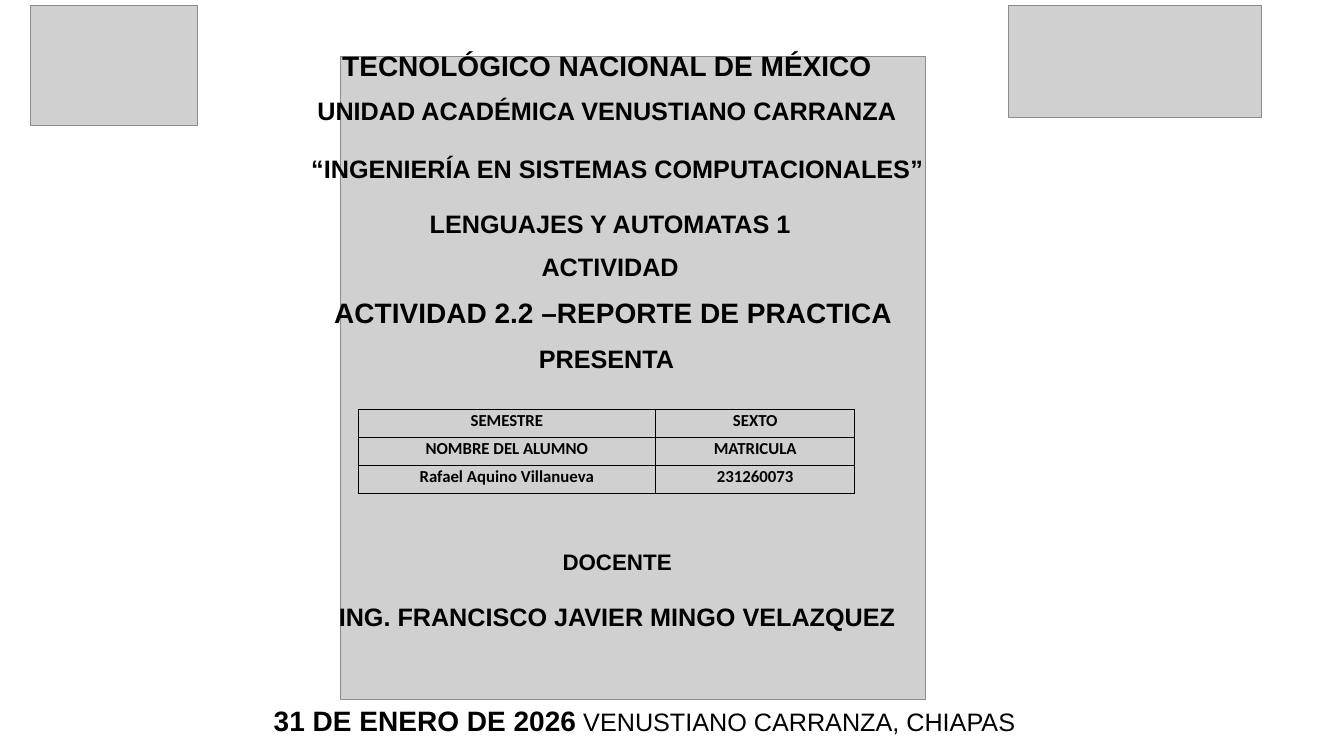
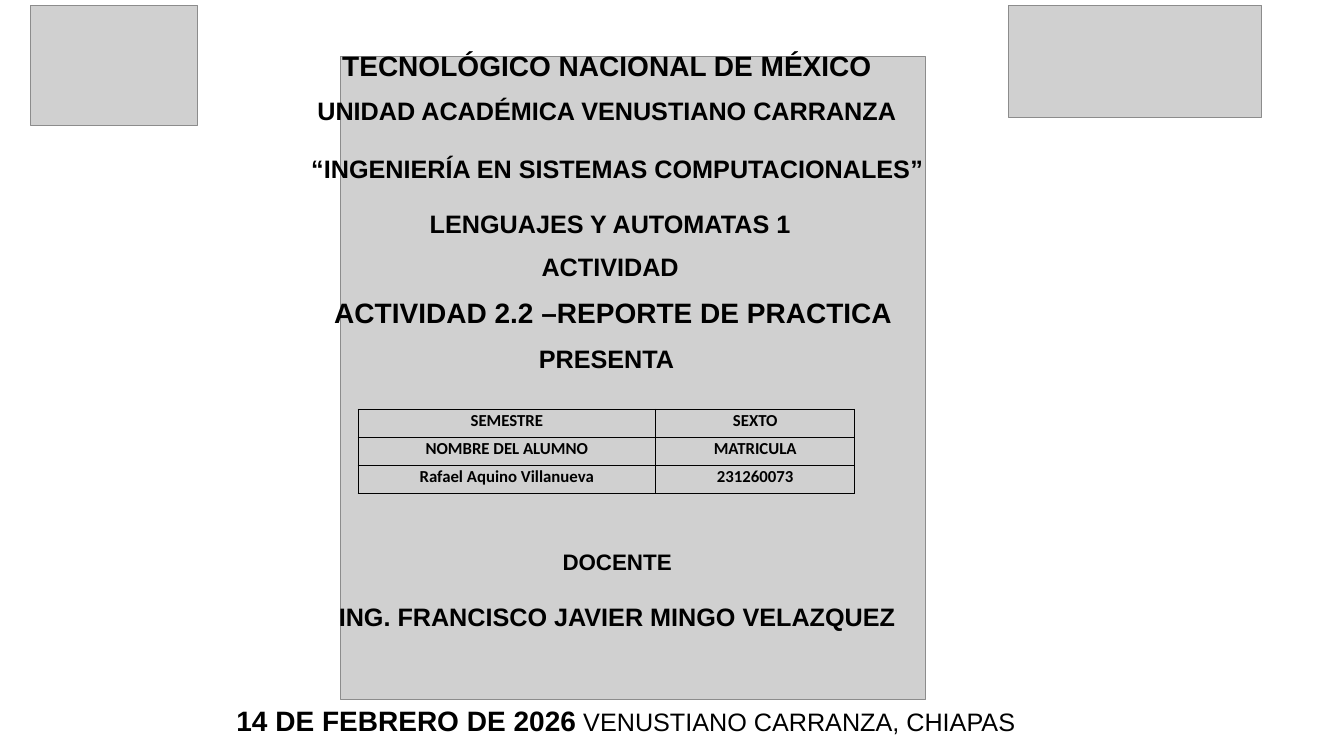
Before and after one commit to rafaelrav8770/LYA1, a slide deck: slide 1 of TEMA2/Act2.2_Reporte_de_practica_Rafael_Aaquino-villanueva-ISC-LYA1.pptx. Drawn at 1344x756 pixels with LibreOffice and Linux fonts; fonts in the diff are those of the drawing; grey boxes stand for pictures. Boxes give left, top, right and bottom in pixels: in the first picture for what was removed or moved away, otherwise in the second. Text is boxed around its words. In the diff, an @@ line names an element or a change of style, - is before the commit and + after.

```diff
--- a/TEMA2/Act2.2_Reporte_de_practica_Rafael_Aaquino-villanueva-ISC-LYA1.pptx
+++ b/TEMA2/Act2.2_Reporte_de_practica_Rafael_Aaquino-villanueva-ISC-LYA1.pptx
@@ text at <box>236,711,1015,735</box>: text changed @@
-31 DE ENERO DE 2026 VENUSTIANO CARRANZA, CHIAPAS
+14 DE FEBRERO DE 2026 VENUSTIANO CARRANZA, CHIAPAS
```
Also in this commit, not shown: 2 other files.
